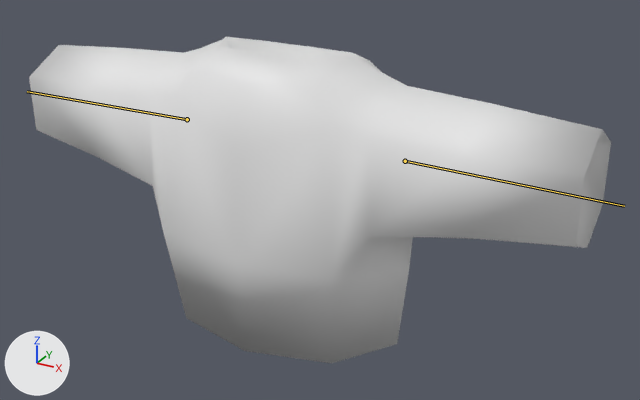
Two versions of the FBX model ECOE sim/Assets/Art/Characters/Resources/Clothes/Shirts/CropShirt.fbx, one commit apart.
Rendered twice from a 50 mm lens placed at (1.058, -1.769, 1.316), pointed at (0.075, 0.017, 0.422). Arrows for +X, +Y and +Z are at lower left; the lights stay in place. The picture after the commit comes second. The bones that change are drawn over the model as lines.

Names of what the first picture shows: 'CroptShirt'.
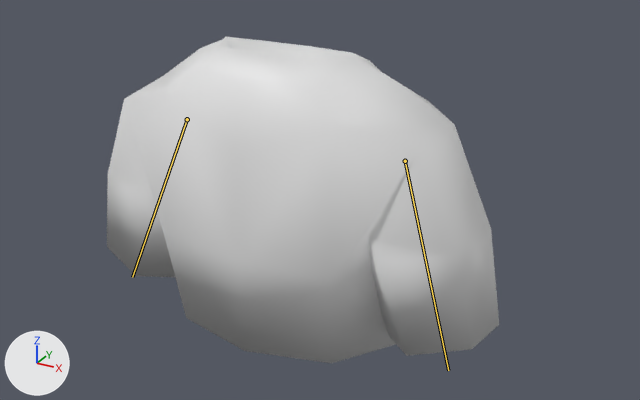
The newer file adds an action. The first version stands in its rest pose; the second is drawn at frame 1 of the action 'CartoonArmature|Idle.002'.

What differs and where, as boxes (x1, y1, x2, y2) in the pictures (640 x 400 px):
```json
{"object": "CroptShirt", "change": "posed", "before": [29, 37, 611, 363], "after": [107, 37, 499, 363], "on screen": "33% narrower"}
{"bone": "Arm.L", "before": "(187, 119) to (27, 91)", "after": "(187, 119) to (132, 277)"}
{"bone": "Arm.R", "before": "(405, 161) to (624, 206)", "after": "(405, 161) to (448, 370)"}
```

The change, as JSON lines over the scene's bpy script:
```json
{"block": "bone_arm_l", "where": "bone_arm_l = bpy.data.objects['CartoonArmature'].pose.bones['Arm.L']  # child of 'Spine1'"}
{"op": "set", "path": "bone_arm_l.rotation_quaternion", "old": "(1.0, 0.0, 0.0, 0.0)", "new": "(0.781, -0.587, 0.213, 0.022)", "note": "degrees (0, 0, 0) -> degrees (-76, 21, -13)"}
{"block": "bone_arm_r", "where": "bone_arm_r = bpy.data.objects['CartoonArmature'].pose.bones['Arm.R']  # child of 'Spine1'"}
{"op": "set", "path": "bone_arm_r.rotation_quaternion", "old": "(1.0, 0.0, 0.0, 0.0)", "new": "(0.781, -0.587, -0.213, -0.022)", "note": "degrees (0, 0, 0) -> degrees (-76, -21, 13)"}
```
